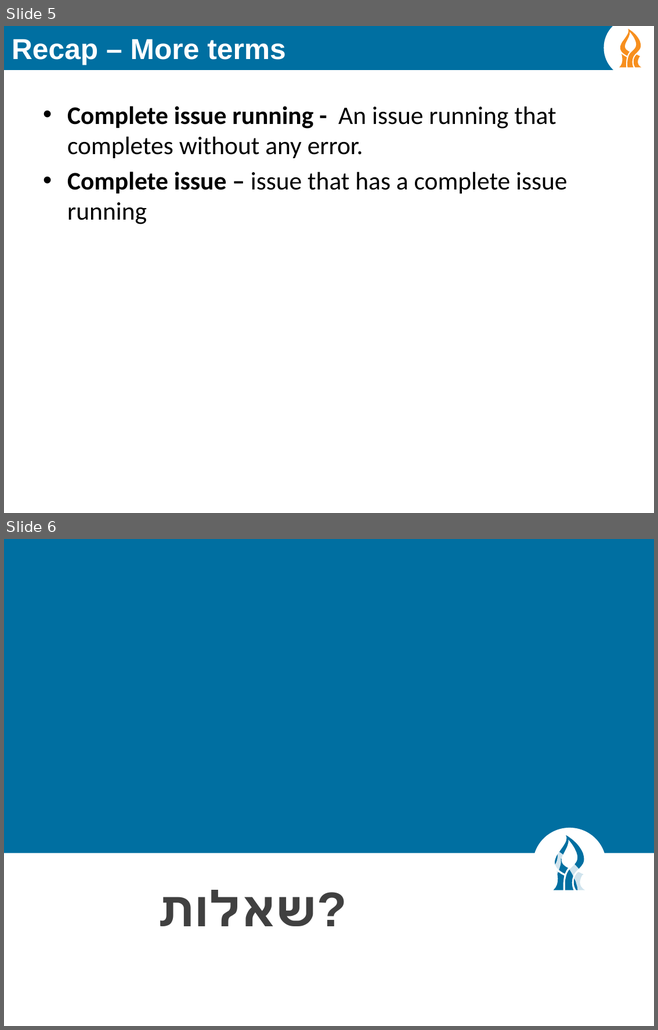
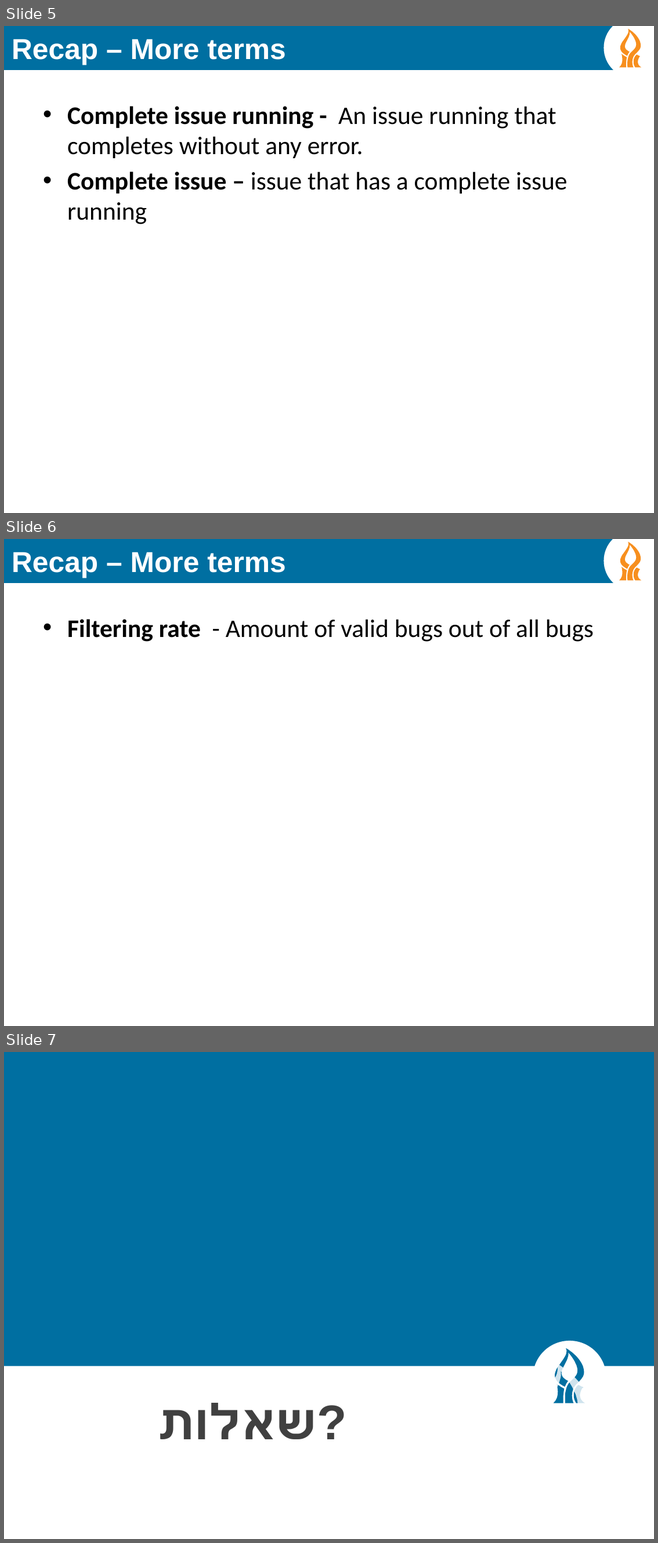
Before and after one commit to rotba/BugMiner, a slide deck: presenetation/Bugtester recap.pptx. Shown one above the other, each under a label of ours: slides 5 and 6 before the commit, slides 5, 6 and 7 after it. The pictures are 658x1030 and 658x1543 pixels, drawn with LibreOffice and Linux fonts; fonts in the diff are those of the drawing; background and template pictures are left out. Boxes give left, top, right and bottom in pixels: in the first picture for what was removed or moved away, otherwise in the second. Text is boxed around its words. In the diff, an @@ line names an element or a change of style, - is before the commit and + after.

Commit message:
presentation

```diff
--- a/presenetation/Bugtester recap.pptx
+++ b/presenetation/Bugtester recap.pptx
@@ slide 6 added at <box>4,539,654,1026</box>, background #FFFFFF; not listed: 5 template elements that a slide beside it also shows @@
@@ title added at <box>12,552,286,578</box>, 32 pt, text #FFFFFF, bold @@
+Recap – More terms
@@ text added at <box>67,619,593,642</box>, 28 pt, text #000000 @@
+• Filtering rate - Amount of valid bugs out of all bugs
@@ what was slide 6 is now slide 7 @@
```
Also in this commit, not shown: 43 other files.
